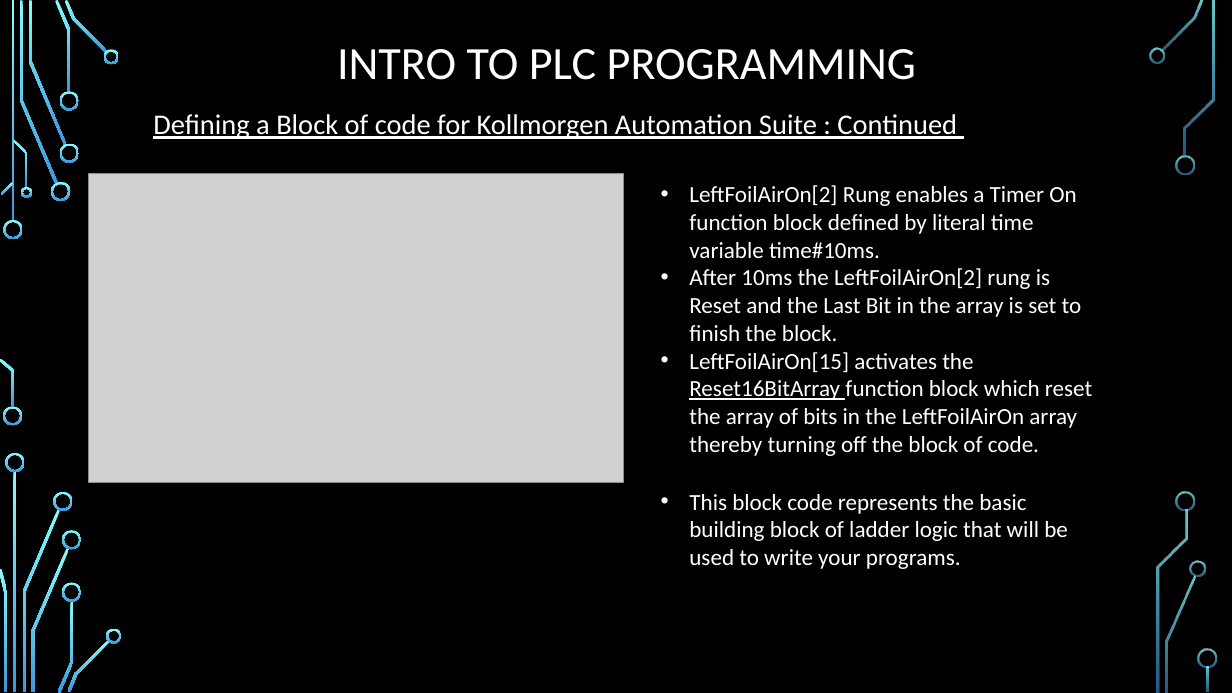
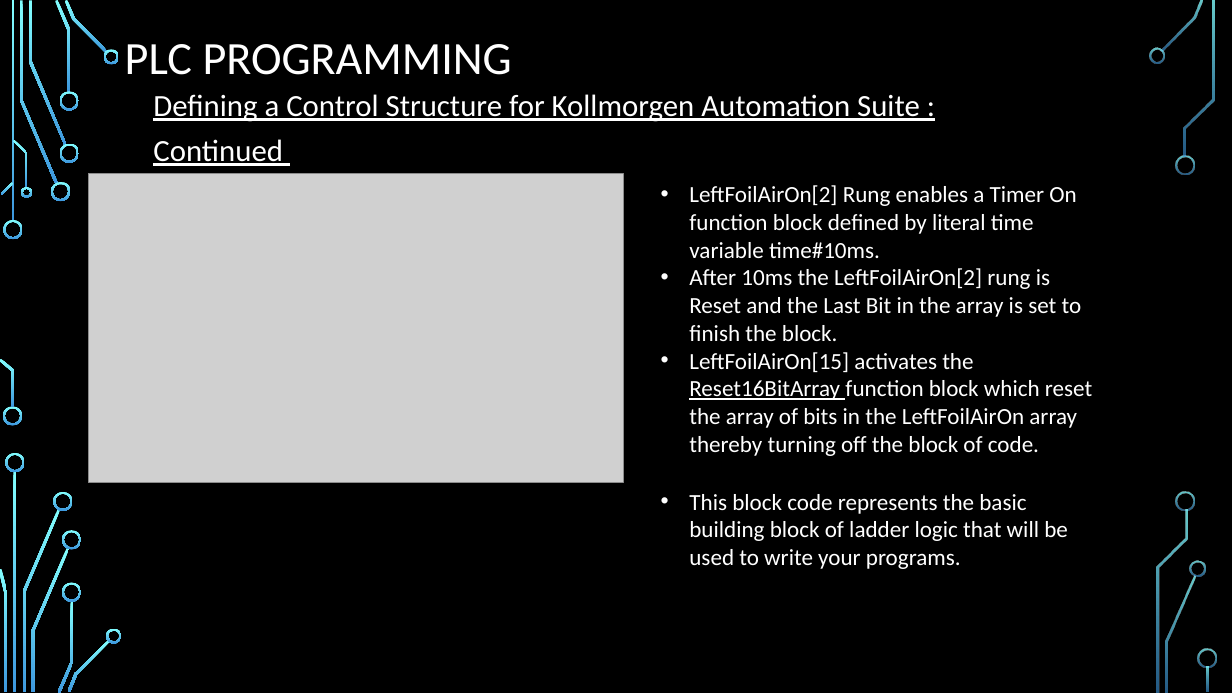
Before and after one commit to ramo1266/PLCProgrammingCourse, a slide deck: slide 12 of PowerPoint/PLC programming - Part 1 - Problems with Large Programs and Solution.pptx (slide 10 before the commit). Drawn at 1232x693 pixels with LibreOffice and Linux fonts; fonts in the diff are those of the drawing; grey boxes stand for pictures; background and template pictures are left out. Boxes give left, top, right and bottom in pixels: in the first picture for what was removed or moved away, otherwise in the second. Text is boxed around its words. In the diff, an @@ line names an element or a change of style, - is before the commit and + after.

```diff
--- a/PowerPoint/PLC programming - Part 1 - Problems with Large Programs and Solution.pptx
+++ b/PowerPoint/PLC programming - Part 1 - Problems with Large Programs and Solution.pptx
@@ title at [125,44,512,75]: text changed @@
-INTRO TO PLC PROGRAMMING
+PLC PROGRAMMING
@@ text at [153,94,920,166]: text changed; size 22.2 to 24 pt @@
-Defining a Block of code for Kollmorgen Automation Suite : Continued
+Defining a Control Structure for Kollmorgen Automation Suite : Continued
```
Also in this commit, not shown: 7 other slides changed, 3 slides added, 7 other files.
